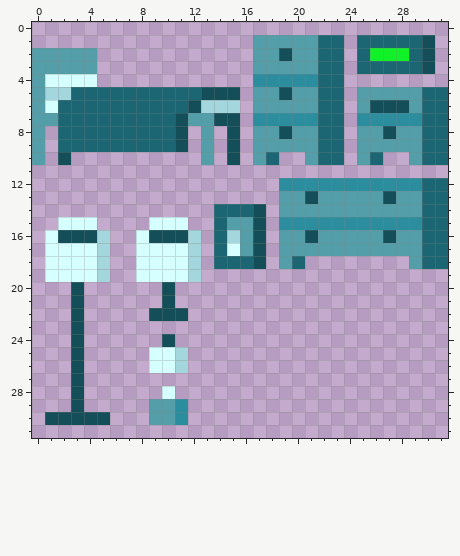
Pixel-art sprite -- Assets/Art/Props/Props_Bedroom.png. Above: the version before the commit.
The file is 32x32 pixels.
After the commit:
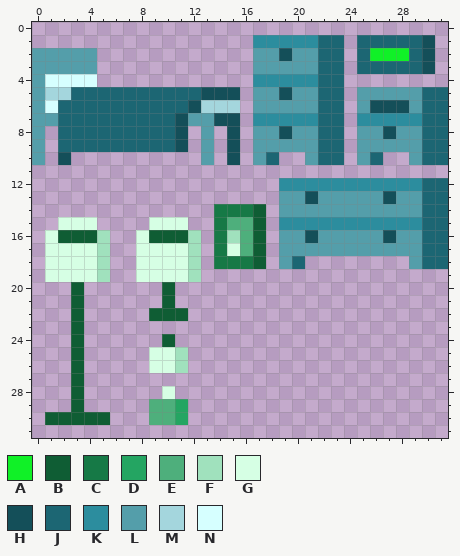
Palette (. is transparent): A #10f127  B #0f5d34  C #167946  D #24a562  E #4eaf7c  F #a0e1bd  G #d6ffe4  H #144f59  J #1c6673  K #2c8d9e  L #549eaa  M #a4d6dd  N #d6ffff
The edit:
The edit turns colour H into colour B in rows 14 to 15 at x 17; in row 16 at x 2 to 4, 9 to 11 and 17; in rows 17 to 18 at x 17; in rows 20 to 21 at x 3 and 10; in row 22 at x 3 and 9 to 11; in row 23 at x 3.
The edit turns colour H into colour B in row 24 at x 3 and 10; in rows 25 to 29 at x 3; in row 30 at x 1 to 5.
The edit turns colour J into colour C in row 14 at x 14 to 16; in rows 15 to 17 at x 14; in row 18 at x 14 to 16.
The edit turns colour K into colour D in rows 29 to 30 at x 11.
The edit turns colour L into colour E in row 15 at x 15 to 16; in rows 16 to 17 at x 16; in rows 29 to 30 at x 9 to 10.
The edit turns colour M into colour F in row 16 at x 5, 12 and 15; in rows 17 to 19 at x 5 and 12; in rows 25 to 26 at x 11.
The edit turns colour N into colour G in row 15 at x 2 to 4 and 9 to 11; in row 16 at x 1 and 8; in row 17 at x 1 to 4, 8 to 11 and 15; in rows 18 to 19 at x 1 to 4 and 8 to 11; in rows 25 to 26 at x 9 to 10; in row 28 at x 10.
The edit turns colour L into colour K in row 1 at x 17 to 21.
Changed places in both pictures, as pixel boxes (x1, y1, x2, y2):
changed: (253, 35, 318, 48)
changed: (45, 204, 266, 425)
